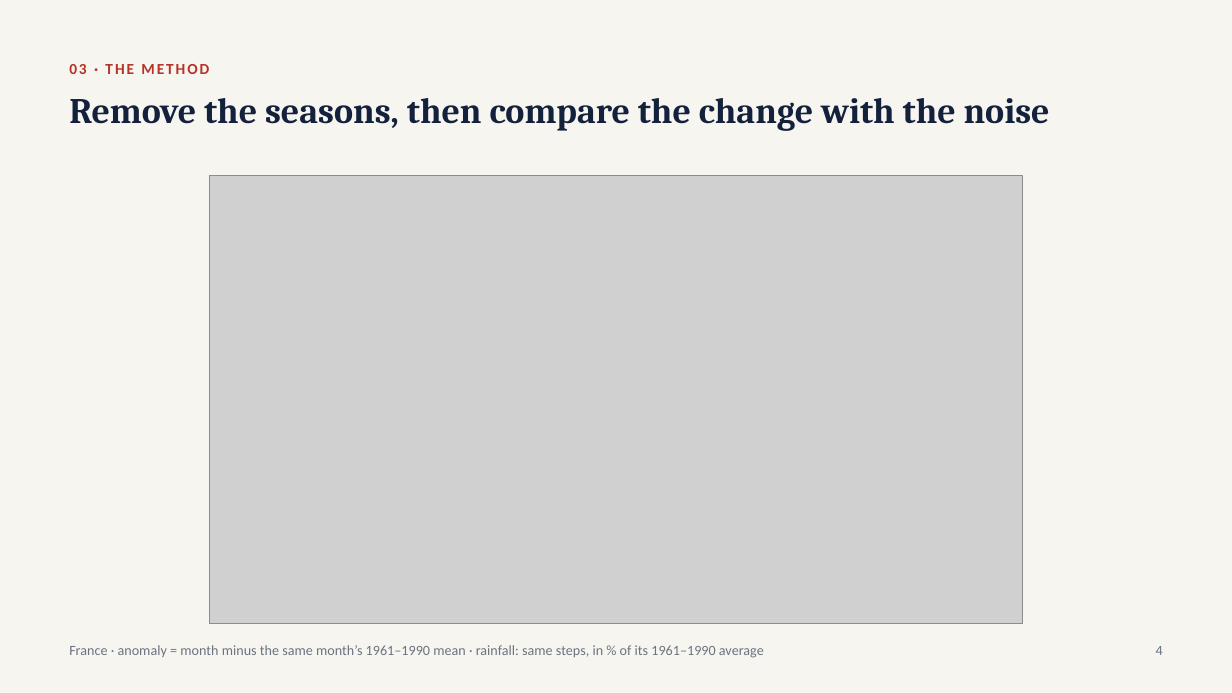
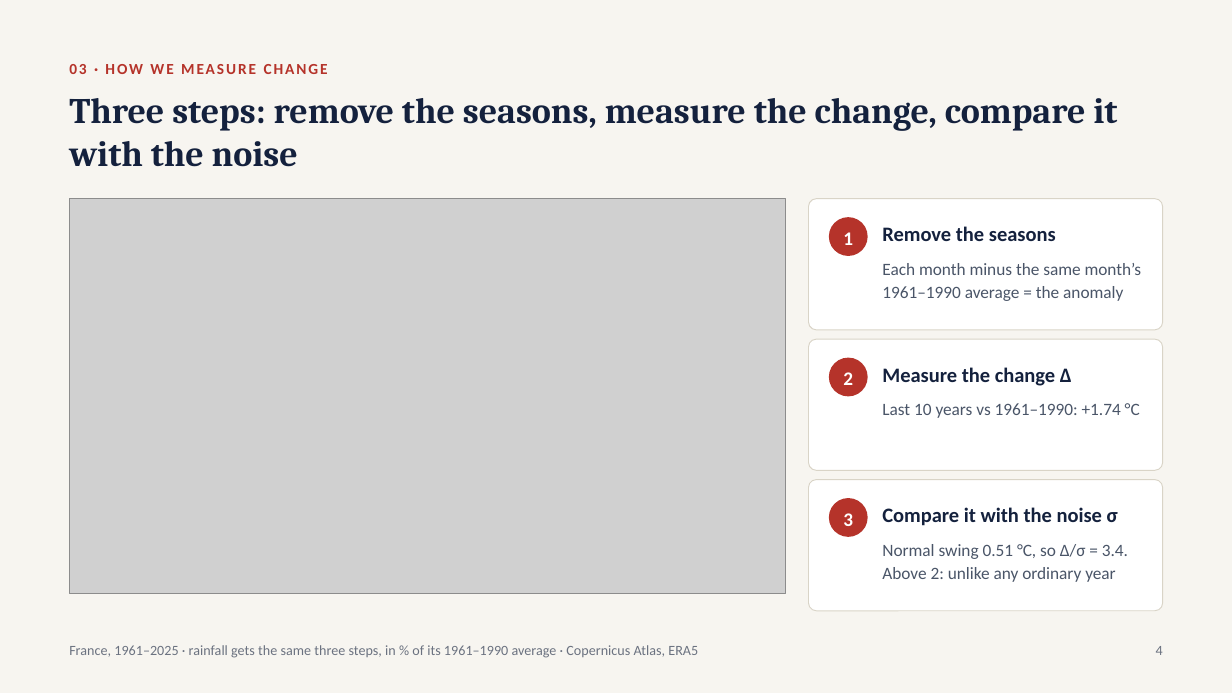
Before and after one commit to Polluxgnr/Environemental-economics-, a slide deck: slide 4 of presentation/Track1_presentation.pptx. Drawn at 1232x693 pixels with LibreOffice and Linux fonts; fonts in the diff are those of the drawing; grey boxes stand for pictures. Boxes give left, top, right and bottom in pixels: in the first picture for what was removed or moved away, otherwise in the second. Text is boxed around its words. In the diff, an @@ line names an element or a change of style, - is before the commit and + after.

```diff
--- a/presentation/Track1_presentation.pptx
+++ b/presentation/Track1_presentation.pptx
@@ text at (69, 64, 328, 74): text changed @@
-03 · THE METHOD
+03 · HOW WE MEASURE CHANGE
@@ text at (69, 98, 1117, 167): text changed @@
-Remove the seasons, then compare the change with the noise
+Three steps: remove the seasons, measure the change, compare it with the noise
@@ picture: place and size @@
-picture at (210, 176, 1022, 624)
+picture at (69, 199, 786, 594)
@@ rounded rectangle added at (809, 199, 1163, 330), fill #FFFFFF, outline #D9D4C7 0.75 pt @@
@@ ellipse added at (829, 217, 868, 256), fill #B5332A @@
@@ text added at (843, 232, 853, 245), 15 pt, text #FFFFFF, bold @@
+1
@@ text added at (882, 226, 1056, 241), 16 pt, text #14213D, bold @@
+Remove the seasons
@@ text added at (882, 263, 1142, 301), 13.5 pt, text #4A5568 @@
+Each month minus the same month’s 1961–1990 average = the anomaly
@@ rounded rectangle added at (809, 339, 1163, 470), fill #FFFFFF, outline #D9D4C7 0.75 pt @@
@@ ellipse added at (829, 358, 868, 396), fill #B5332A @@
@@ text added at (843, 372, 853, 385), 15 pt, text #FFFFFF, bold @@
+2
@@ text added at (882, 367, 1072, 386), 16 pt, text #14213D, bold @@
+Measure the change Δ
@@ text added at (882, 403, 1140, 418), 13.5 pt, text #4A5568 @@
+Last 10 years vs 1961–1990: +1.74 °C
@@ rounded rectangle added at (809, 480, 1163, 611), fill #FFFFFF, outline #D9D4C7 0.75 pt @@
@@ ellipse added at (829, 498, 868, 537), fill #B5332A @@
@@ text added at (882, 507, 1118, 526), 16 pt, text #14213D, bold @@
+Compare it with the noise σ
@@ text added at (843, 513, 853, 526), 15 pt, text #FFFFFF, bold @@
+3
@@ text added at (882, 544, 1128, 582), 13.5 pt, text #4A5568 @@
+Normal swing 0.51 °C, so Δ/σ = 3.4. Above 2: unlike any ordinary year
@@ text at (69, 645, 698, 658): text changed @@
-France · anomaly = month minus the same month’s 1961–1990 mean · rainfall: same steps, in % of its 1961–1990 average
+France, 1961–2025 · rainfall gets the same three steps, in % of its 1961–1990 average · Copernicus Atlas, ERA5
```
Also in this commit, not shown: 8 other slides changed, 8 other files.
